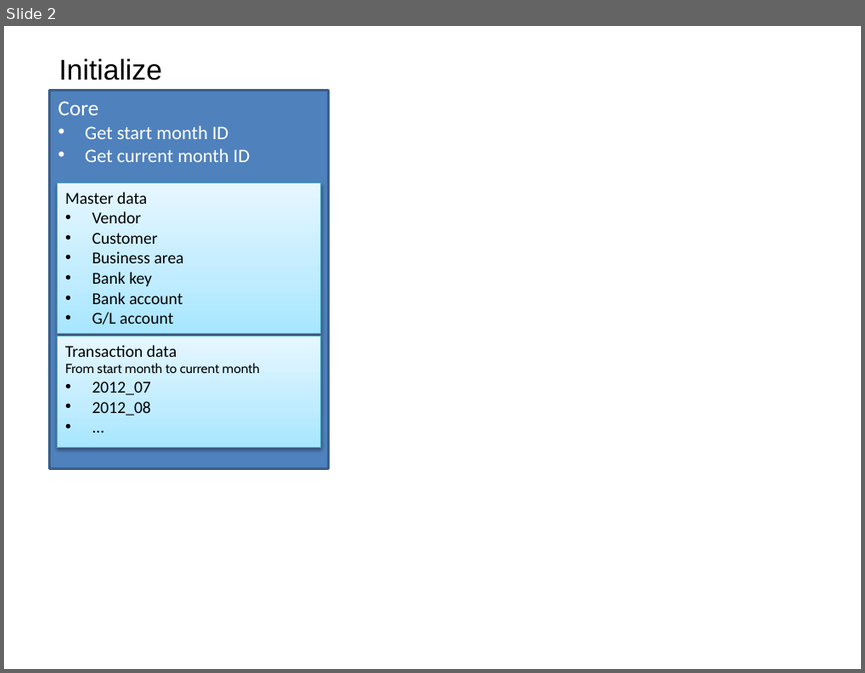
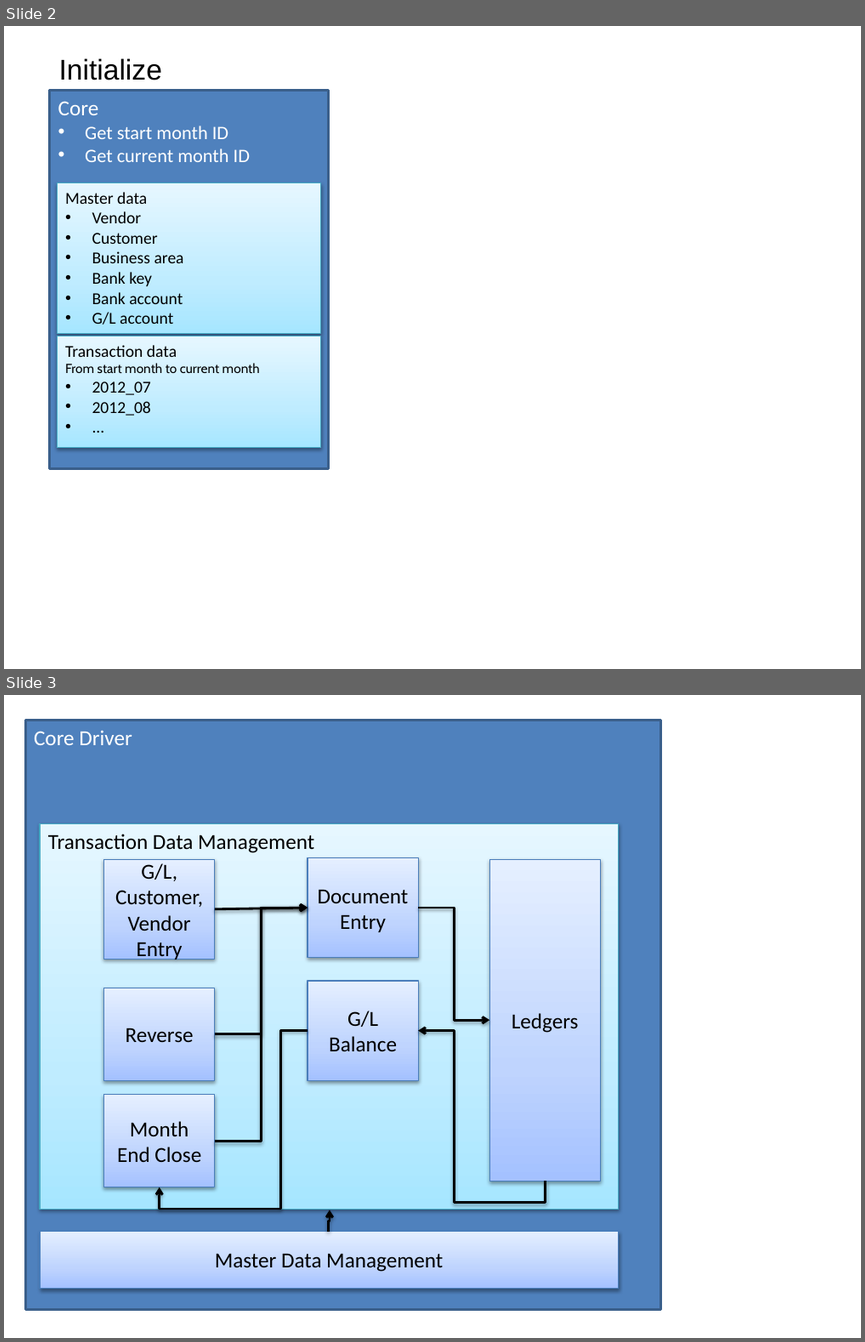
Before and after one commit to dineshmetkari/family-accounting, a slide deck: doc/ACH_DOC.pptx. Shown one above the other, each under a label of ours: slide 2 before the commit, slides 2 and 3 after it. The pictures are 865x673 and 865x1342 pixels, drawn with LibreOffice and Linux fonts; fonts in the diff are those of the drawing. Boxes give left, top, right and bottom in pixels: in the first picture for what was removed or moved away, otherwise in the second. Text is boxed around its words. In the diff, an @@ line names an element or a change of style, - is before the commit and + after.

Commit message:
modify document

```diff
--- a/doc/ACH_DOC.pptx
+++ b/doc/ACH_DOC.pptx
@@ slide 3 added at box(4, 695, 861, 1338), background #FFFFFF @@
@@ rectangle added at box(25, 720, 661, 1310), fill #4F81BD, outline #3A5F8C 2 pt, 18 pt, text #FFFFFF @@
+Core Driver
@@ rectangle added at box(40, 823, 619, 1209), fill gradient #A7E6FF to #C1EDFF to #E7F8FF, outline #46AAC5 0.75 pt, 18 pt, text #000000 @@
+Transaction Data Management
@@ rectangle added at box(104, 860, 215, 959), fill gradient #A4C4FF to #BFD4FF to #E6EEFF, outline #4B7EBC 0.75 pt, 18 pt, text #000000 @@
+G/L, Customer, Vendor Entry
@@ rectangle added at box(307, 858, 418, 957), fill gradient #A4C4FF to #BFD4FF to #E6EEFF, outline #4B7EBC 0.75 pt, 18 pt, text #000000 @@
+Document Entry
@@ rectangle added at box(490, 860, 601, 1181), fill gradient #A4C4FF to #BFD4FF to #E6EEFF, outline #4B7EBC 0.75 pt, 18 pt, text #000000 @@
+Ledgers
@@ elbow arrow added from (215, 1034) to (307, 907), #000000 2 pt @@
@@ arrow added from (215, 909) to (307, 907), #000000 2 pt @@
@@ elbow arrow added from (215, 1140) to (307, 907), #000000 2 pt @@
@@ elbow arrow added from (418, 907) to (490, 1020), #000000 2 pt @@
@@ rectangle added at box(104, 988, 215, 1081), fill gradient #A4C4FF to #BFD4FF to #E6EEFF, outline #4B7EBC 0.75 pt, 18 pt, text #000000 @@
+Reverse
@@ rectangle added at box(307, 981, 418, 1080), fill gradient #A4C4FF to #BFD4FF to #E6EEFF, outline #4B7EBC 0.75 pt, 18 pt, text #000000 @@
+G/L Balance
@@ elbow arrow added from (307, 1030) to (159, 1187), #000000 2 pt @@
@@ elbow arrow added from (545, 1181) to (418, 1030), #000000 2 pt @@
@@ rectangle added at box(104, 1095, 215, 1187), fill gradient #A4C4FF to #BFD4FF to #E6EEFF, outline #4B7EBC 0.75 pt, 18 pt, text #000000 @@
+Month End Close
@@ elbow arrow added from (328, 1231) to (330, 1210), #000000 2 pt @@
@@ rectangle added at box(40, 1231, 619, 1288), fill gradient #A4C4FF to #BFD4FF to #E6EEFF, outline #4B7EBC 0.75 pt, 18 pt, text #000000 @@
+Master Data Management
```
